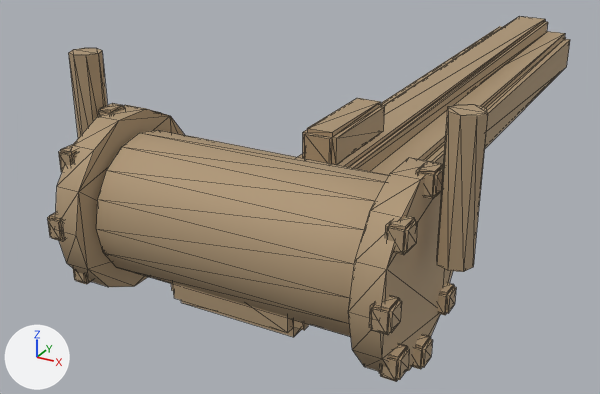
The glTF model prototype/assets/models/parts/ballista_stock.glb: old version first, new version second.
Rendered twice from a camera (50 mm lens) standing at (0.282, -0.791, 0.317) and looking at (-0.097, -0.102, -0.027). The axes (+X, +Y, +Z) are drawn at lower left. The lights are the same throughout. The first picture is the older version. Mesh edges are drawn as thin lines. Vertices at exactly the same position are counted once.

The first picture shows 'ballista_stock'.
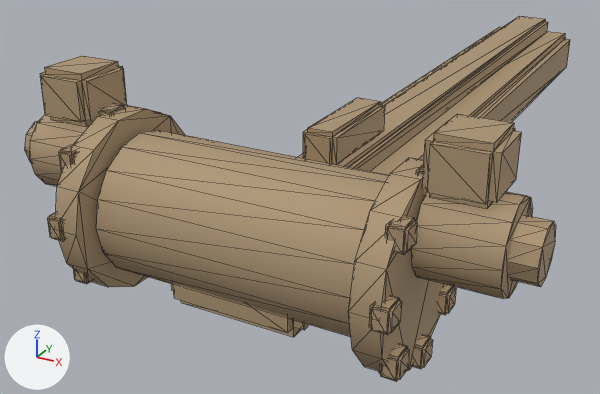
Location of each change, (x1, y1, x2, y2) in pixels of the pictures (600 x 394 px; the box of a moved part takes in the faces that stretch with it):
```json
{"object": "ballista_stock", "change": "reshaped", "before": [47, 16, 570, 382], "after": [25, 16, 570, 382]}
{"part": 1, "of": "me_ballista_stock_mesh", "change": "added", "after": [30, 115, 89, 186], "on screen": "beige"}
{"part": 2, "of": "me_ballista_stock_mesh", "change": "added", "after": [25, 120, 39, 162], "on screen": "mostly hidden"}
{"part": 3, "of": "me_ballista_stock_mesh", "change": "added", "after": [411, 192, 533, 299], "on screen": "beige"}
{"part": 4, "of": "me_ballista_stock_mesh", "change": "added", "after": [508, 215, 556, 287], "on screen": "beige"}
{"part": 5, "of": "me_ballista_stock_mesh", "change": "added", "after": [40, 56, 127, 127], "on screen": "beige"}
{"part": 6, "of": "me_ballista_stock_mesh", "change": "added", "after": [422, 114, 521, 209], "on screen": "beige"}
{"part": 7, "of": "me_ballista_stock_mesh", "change": "deleted", "before": [437, 104, 488, 272], "on screen": "beige"}
{"part": 8, "of": "me_ballista_stock_mesh", "change": "deleted", "before": [69, 48, 107, 138], "on screen": "beige"}
{"part": 9, "of": "me_ballista_stock_mesh", "change": "moved or reshaped", "before": [382, 191, 445, 370], "after": [382, 249, 444, 370]}
```

The change, as JSON lines over the scene's bpy script:
```json
{"block": "me_ballista_stock_mesh", "where": "# used by ob_ballista_stock; location = (0.0, 0.0, 0.0)"}
{"op": "remove", "block": "me_ballista_stock_mesh", "code": "me_ballista_stock_mesh.from_pydata(...)  # 728 vertices, 1360 faces; spans x -0.157..0.157, y -0.411..0.42, z -0.011..0.17"}
{"op": "add", "block": "me_ballista_stock_mesh", "code": "me_ballista_stock_mesh.from_pydata(...)  # 856 vertices, 1600 faces; spans x -0.2..0.2, y -0.411..0.42, z -0.011..0.16"}
{"block": "me_ballista_stock_mesh", "change": "me_ballista_stock_mesh part 1: a new loose piece, a 14-sided cylinder along x spanning x -0.183..-0.127, y -0.372..-0.308, z 0.059..0.121, in mat_ballista_stock_mat (beige #b19979)"}
{"block": "me_ballista_stock_mesh", "change": "me_ballista_stock_mesh part 2: a new loose piece, a 10-sided cylinder along x spanning x -0.2..-0.18, y -0.36..-0.32, z 0.071..0.109, in mat_ballista_stock_mat (beige #b19979)"}
{"block": "me_ballista_stock_mesh", "change": "me_ballista_stock_mesh part 3: a new loose piece, a 14-sided cylinder along x spanning x 0.127..0.183, y -0.372..-0.308, z 0.059..0.121, in mat_ballista_stock_mat (beige #b19979)"}
{"block": "me_ballista_stock_mesh", "change": "me_ballista_stock_mesh part 4: a new loose piece, a 10-sided cylinder along x spanning x 0.18..0.2, y -0.36..-0.32, z 0.071..0.109, in mat_ballista_stock_mat (beige #b19979)"}
{"block": "me_ballista_stock_mesh", "change": "me_ballista_stock_mesh part 5: a new loose piece of 32 vertices spanning x -0.173..-0.127, y -0.365..-0.315, z 0.12..0.16, in mat_ballista_stock_mat (beige #b19979)"}
{"block": "me_ballista_stock_mesh", "change": "me_ballista_stock_mesh part 6: a new loose piece of 32 vertices spanning x 0.127..0.173, y -0.365..-0.315, z 0.12..0.16, in mat_ballista_stock_mat (beige #b19979)"}
{"block": "me_ballista_stock_mesh", "change": "me_ballista_stock_mesh part 7: the loose piece of 16 vertices spanning x 0.133..0.157, y -0.352..-0.328, z 0.07..0.17 is deleted"}
{"block": "me_ballista_stock_mesh", "change": "me_ballista_stock_mesh part 8: the loose piece of 16 vertices spanning x -0.157..-0.133, y -0.352..-0.328, z 0.07..0.17 is deleted"}
{"block": "me_ballista_stock_mesh", "change": "me_ballista_stock_mesh part 9"}
{"block": "me_ballista_stock_mesh", "change": "8 faces are deleted"}
{"block": "me_ballista_stock_mesh", "change": "8 new faces join them"}
```
